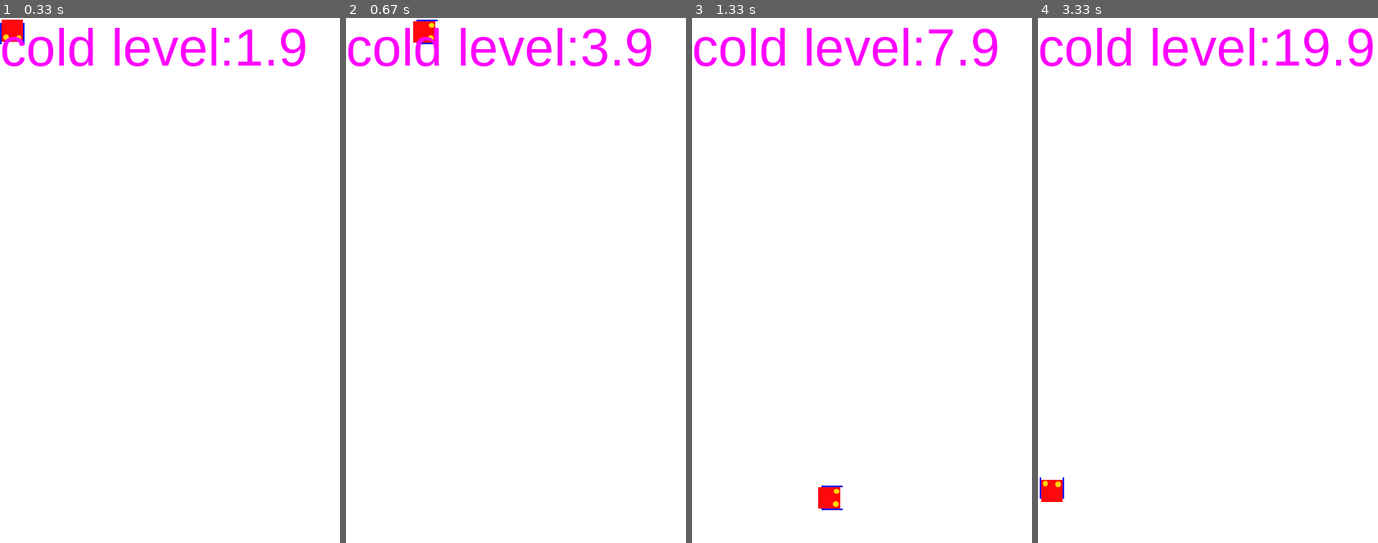
Above: before the commit, frames 1-4 (left to right).
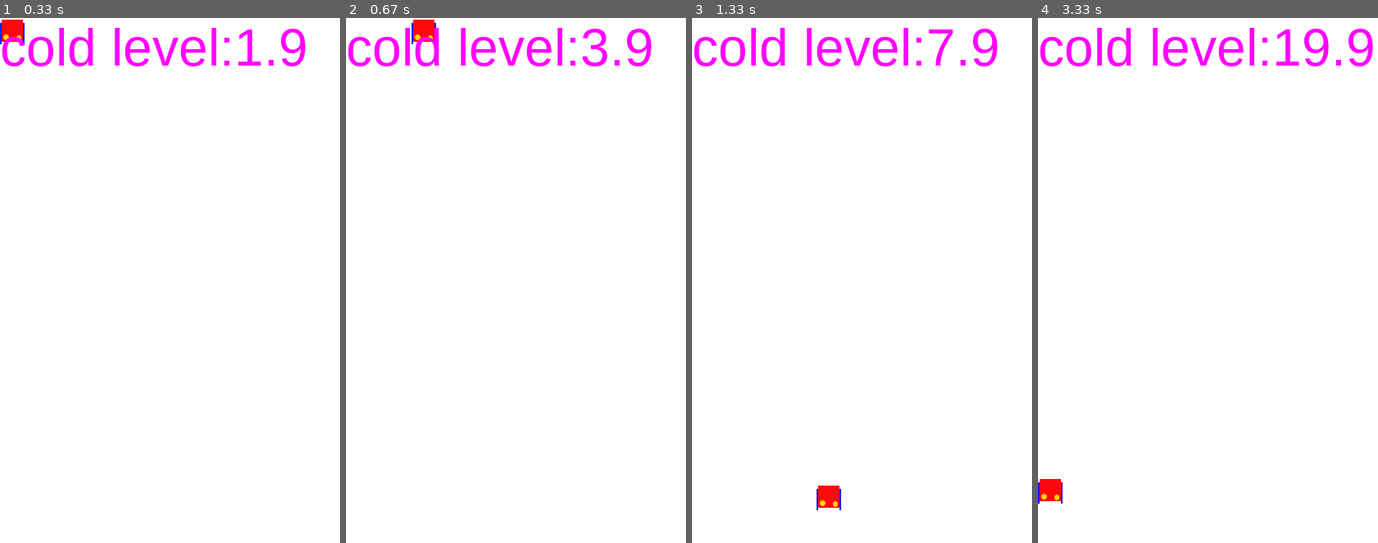
Above: after the commit, the same moments.

Repository: camelStyleUser/gamepygame
Game: pygame game, started from main.py
The game is run twice, just before and just after one commit, with the same random seed, the same clock (stepped at 60 frames per second) and the same inputs.
Inputs:
- Up to frame 1 (0.33 s): no input
- Up to frame 2 (0.67 s): hold Right from 0.33 s (still down)
- Up to frame 3 (1.33 s): release Right at 0.8 s; hold Up 0.83-1.13 s; hold Right from 1.17 s (still down)
- Up to frame 4 (3.33 s): release Right at 1.63 s; hold Left 1.67-2.2 s; hold Down 2.23-2.53 s; hold Left 2.57-2.97 s; hold Up from 3 s (still down)

Frame 1 is identical in both runs. In frame 2, 0.1% of the frame differs, in the area x 19-27%, y 0-5%; in frame 3, 0.1%; in frame 4, 0.2%, in the area x 0-8%, y 87-93%.

Commit message:
Update main.py

Diff:
--- a/main.py
+++ b/main.py
@@ -66,8 +66,10 @@
   for i in campfires:
       flame=flame or i.update(playerrect)
       i.update(playerrect)
+
   try:
-    angle=(180+math.degrees(math.atan2(x,y)))
+    if x==0 and y==0:
+      angle=(180+math.degrees(math.atan2(x,y)))
   except:
     pass
   if(freeze>900):
